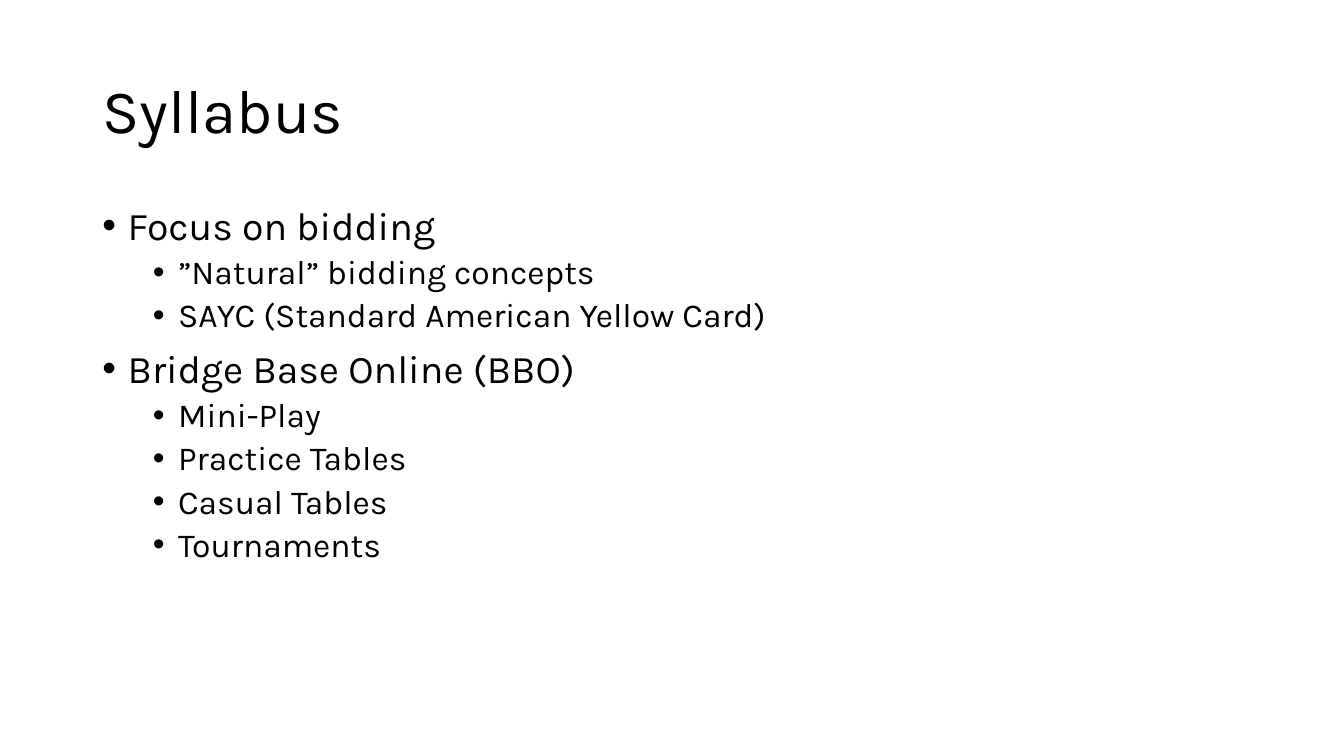
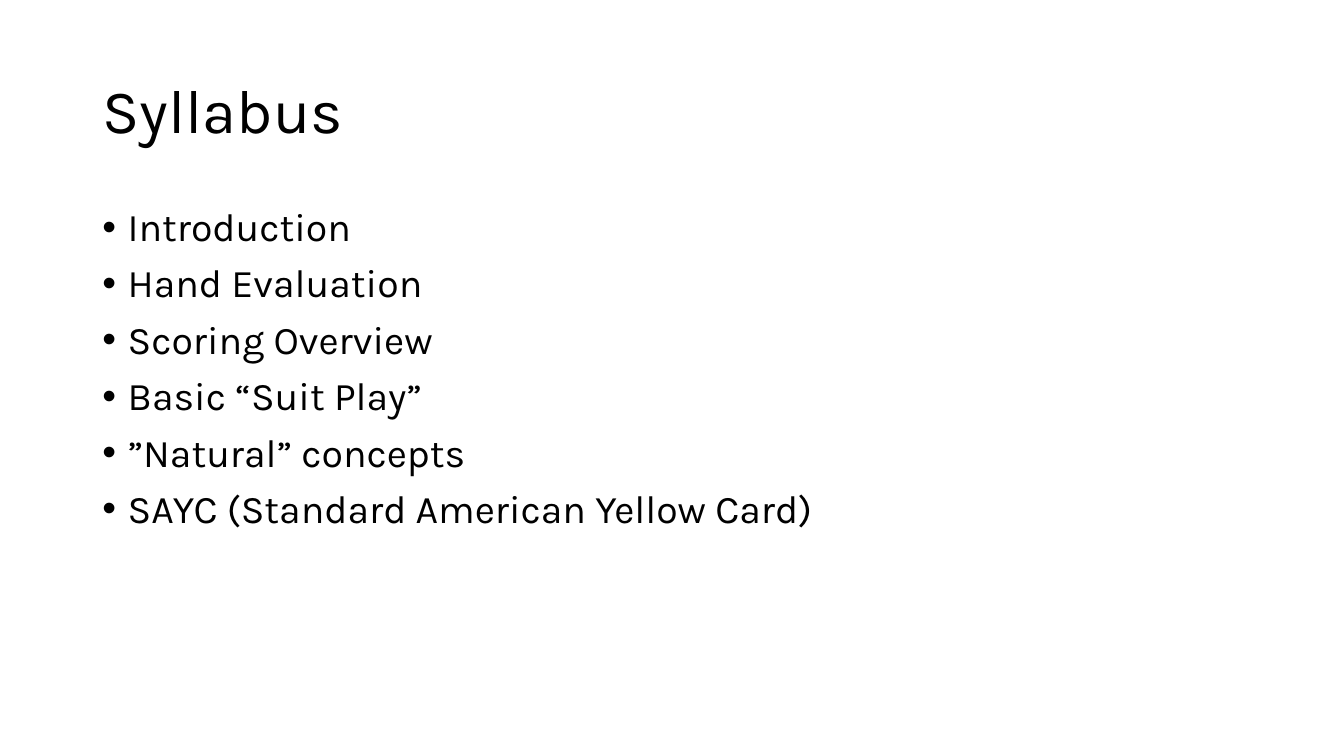
Before and after one commit to sywhub/bridge101, a slide deck: slide 2 of lectures.pptx. Drawn at 1344x756 pixels with LibreOffice and Linux fonts; fonts in the diff are those of the drawing; background and template pictures are left out. Boxes give left, top, right and bottom in pixels: in the first picture for what was removed or moved away, otherwise in the second. Text is boxed around its words. In the diff, an @@ line names an element or a change of style, - is before the commit and + after.

```diff
--- a/lectures.pptx
+++ b/lectures.pptx
@@ text at [128,214,465,477]: text changed; size 24 to 28 pt @@
-• Focus on bidding
-  • ”Natural” bidding concepts
+• Introduction
+• Hand Evaluation
+• Scoring Overview
+• Basic “Suit Play”
+• ”Natural” concepts
@@ text at [128,354,575,558]: paragraphs removed @@
-• Bridge Base Online (BBO)
-  • Mini-Play
-  • Practice Tables
-  • Casual Tables
-  • Tournaments
@@ text at [128,494,812,528]: size 24 to 28 pt in "SAYC (Standard American Yellow Card)"; list level 2 to 1 in "SAYC (Standard American Yellow Card)" @@
```
Also in this commit, not shown: 5 other slides changed, 3 slides added, 2 other files.
